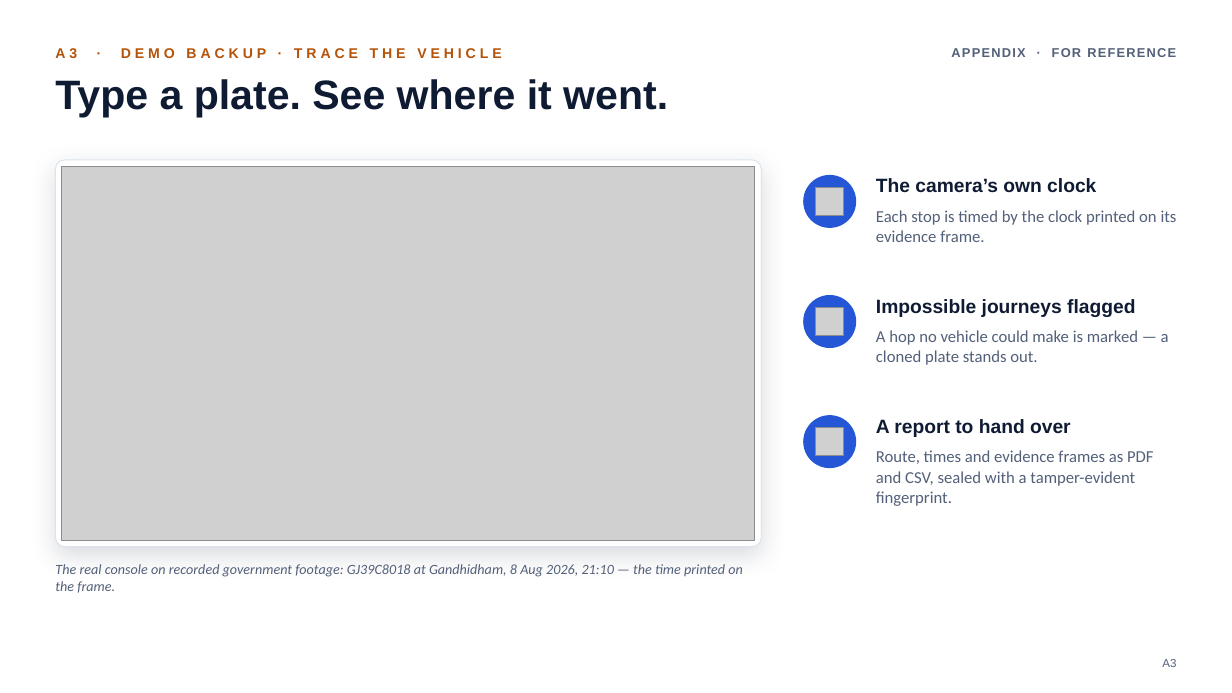
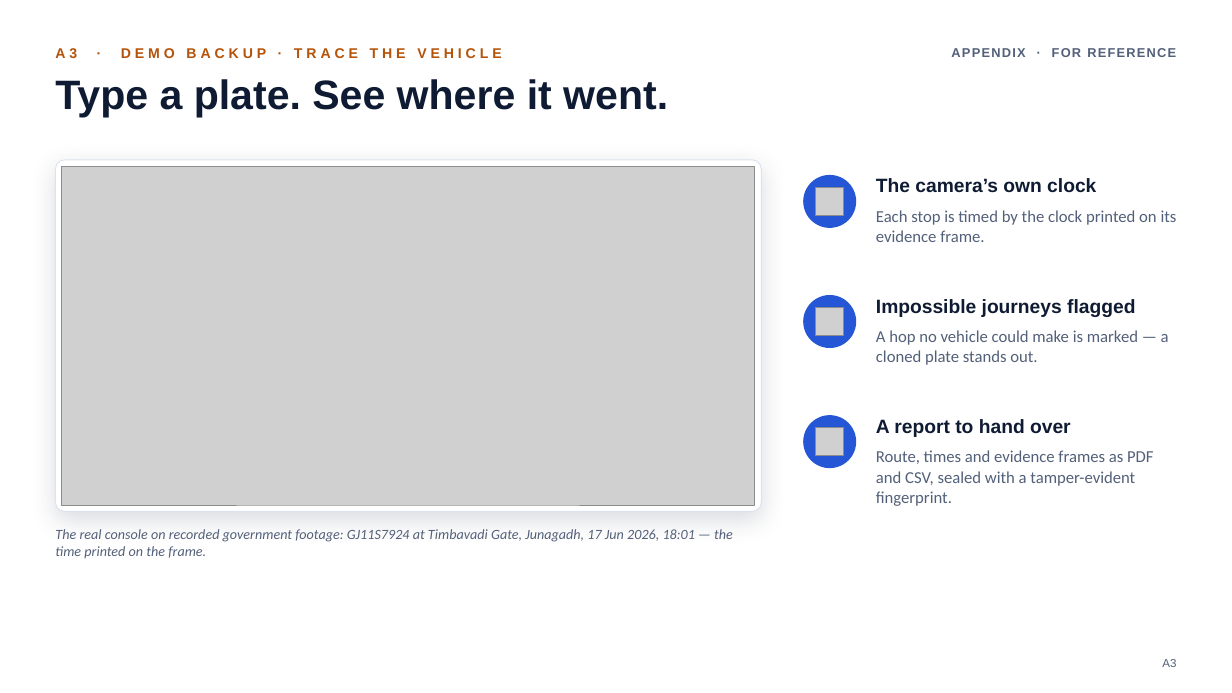
Before and after one commit to parthpatel643/sentinel-hackathon, a slide deck: slide 16 of docs/Sentinel-Finale-Pitch.pptx. Drawn at 1232x693 pixels with LibreOffice and Linux fonts; fonts in the diff are those of the drawing; grey boxes stand for pictures. Boxes give left, top, right and bottom in pixels: in the first picture for what was removed or moved away, otherwise in the second. Text is boxed around its words. In the diff, an @@ line names an element or a change of style, - is before the commit and + after.

```diff
--- a/docs/Sentinel-Finale-Pitch.pptx
+++ b/docs/Sentinel-Finale-Pitch.pptx
@@ rounded rectangle: place and size @@
-rounded rectangle at (55,160,762,547)
+rounded rectangle at (55,160,762,512)
@@ rounded rectangle at (55,160,762,512): proportions changed @@
@@ picture: place and size @@
-picture at (62,166,755,541)
+picture at (62,166,755,506)
@@ text at (55,529,733,558): text changed @@
-The real console on recorded government footage: GJ39C8018 at Gandhidham, 8 Aug 2026, 21:10 — the time printed on the frame.
+The real console on recorded government footage: GJ11S7924 at Timbavadi Gate, Junagadh, 17 Jun 2026, 18:01 — the time printed on the frame.
```
Also in this commit, not shown: 3 other slides changed, 19 other files.
